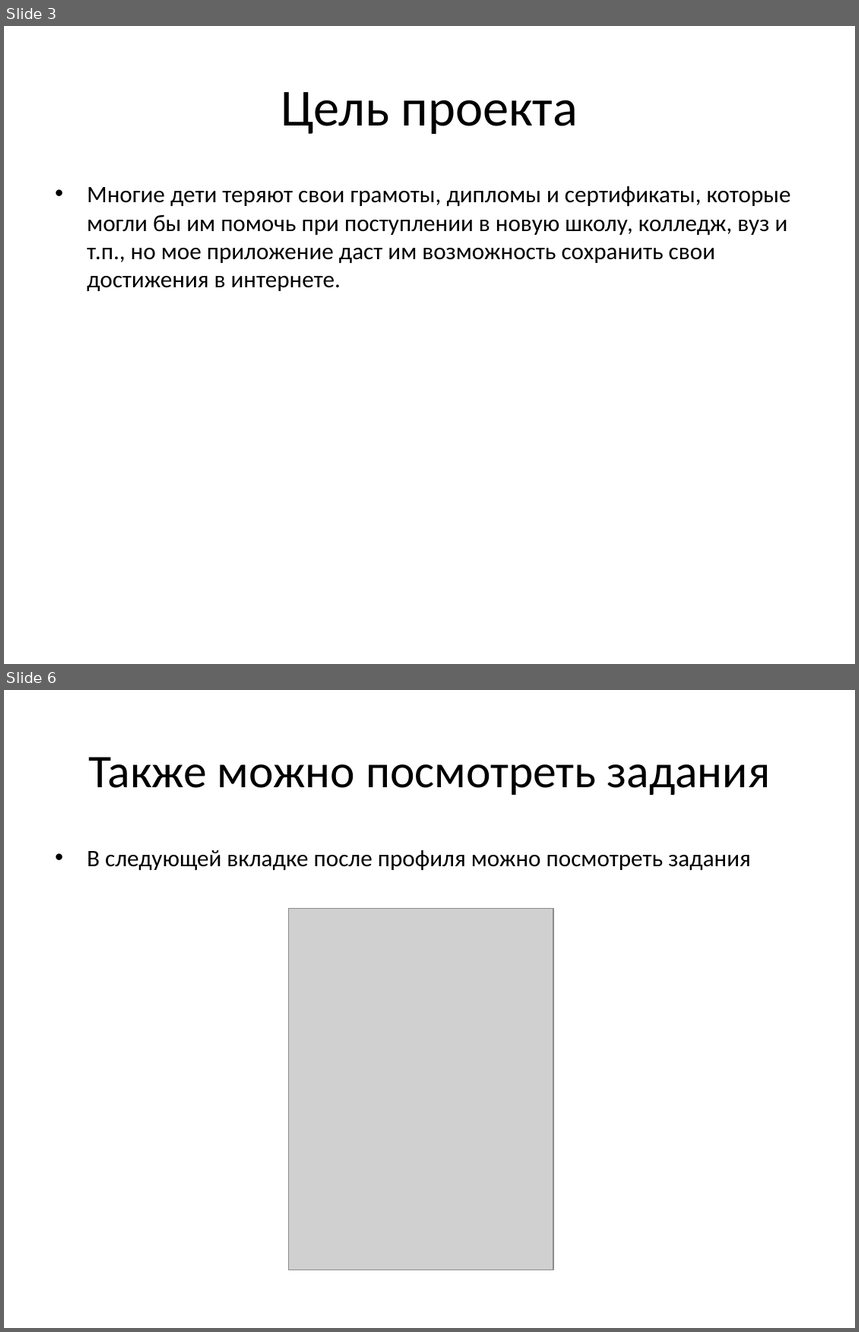
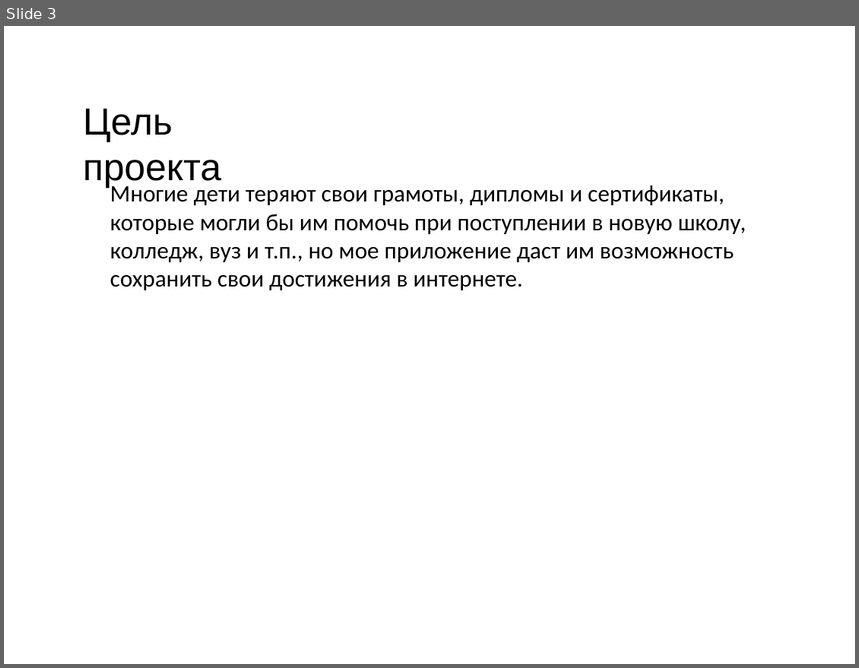
Before and after one commit to OCCCAS/Yandex, a slide deck: resources/PortSave.pptx. Shown one above the other, each under a label of ours: slides 3 and 6 before the commit, slide 3 after it; the slides between them are not shown. The pictures are 859x1332 and 859x668 pixels, drawn with LibreOffice and Linux fonts; fonts in the diff are those of the drawing; grey boxes stand for pictures; background and template pictures are left out. Boxes give left, top, right and bottom in pixels: in the first picture for what was removed or moved away, otherwise in the second. Text is boxed around its words. In the diff, an @@ line names an element or a change of style, - is before the commit and + after.

```diff
--- a/resources/PortSave.pptx
+++ b/resources/PortSave.pptx
@@ slide 6 removed at (4,690,855,1328), background #FFFFFF @@
@@ title removed at (88,757,771,795) @@
-Также можно посмотреть задания
@@ text removed at (87,850,751,870) @@
-• В следующей вкладке после профиля можно посмотреть задания
@@ picture removed at (289,909,554,1271) @@
@@ slide 3 changed as well @@
@@ text "Цель проекта": place and size @@
-text "Цель проекта" at (281,92,579,134)
+text "Цель проекта" at (83,108,221,188)
@@ text "Цель проекта" at (83,108,221,188): size 44 to 32 pt, font Calibri to Arial; alignment centre to left; vertical alignment middle to top @@
@@ text "Многие дети теряют свои грамоты, ...": place and size @@
-text "Многие дети теряют свои грамоты, ..." at (87,186,791,291)
+text "Многие дети теряют свои грамоты, ..." at (110,186,747,290)
@@ text "Многие дети теряют свои грамоты, ..." at (110,186,747,290): bullet • to none @@
```
Also in this commit, not shown: 1 other slide changed, 6 slides added, 4 other slides removed.
